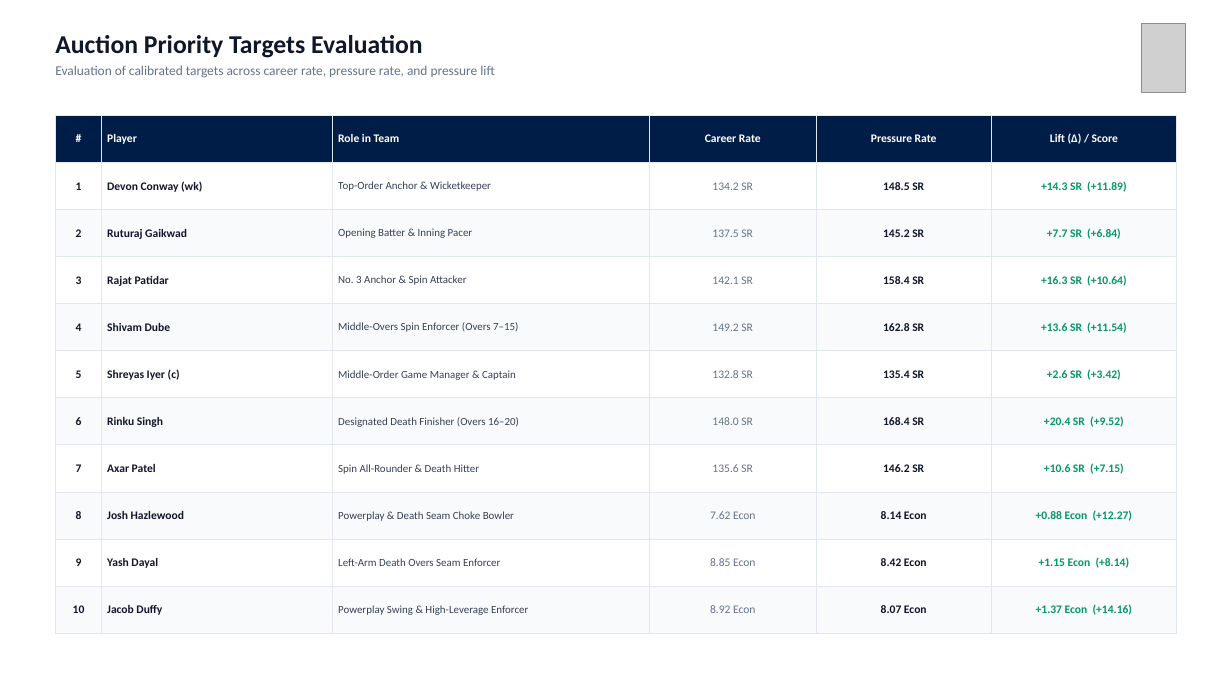
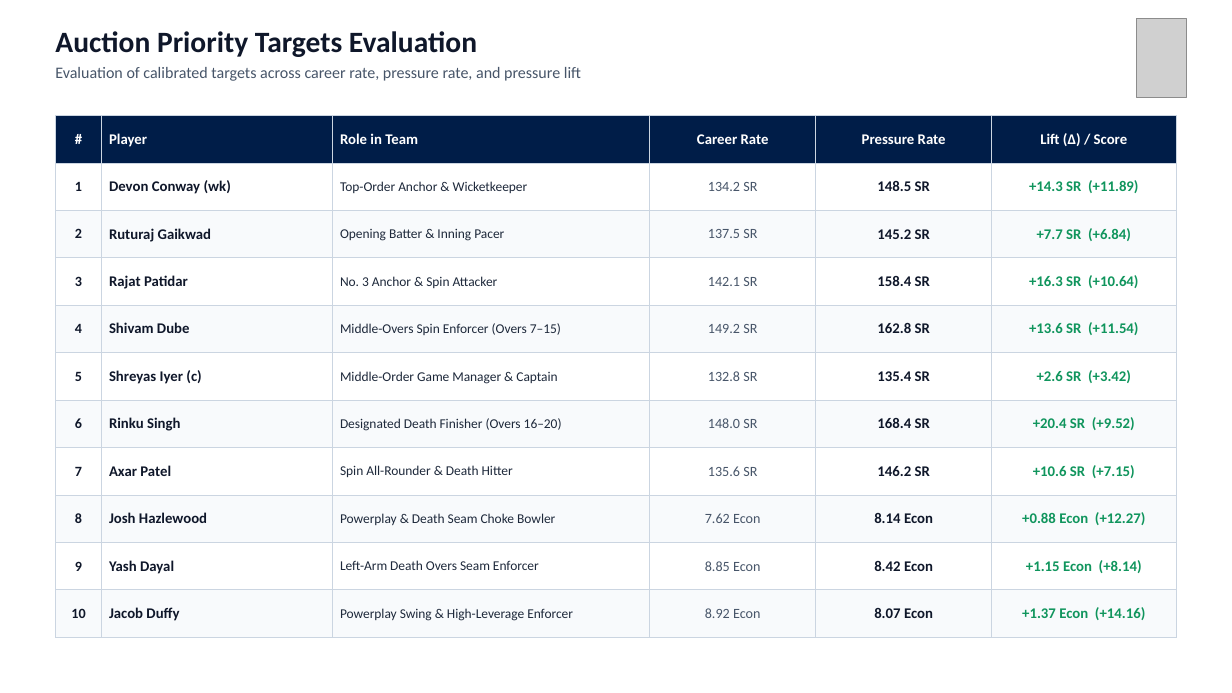
Before and after one commit to Ketanrawat2004/RR-Dashboard, a slide deck: slide 10 of pressure_output/RR_SupeRR_Selector_Season2_Ketan_Rawat.pptx. Drawn at 1232x693 pixels with LibreOffice and Linux fonts; fonts in the diff are those of the drawing; grey boxes stand for pictures. Boxes give left, top, right and bottom in pixels: in the first picture for what was removed or moved away, otherwise in the second. Text is boxed around its words. In the diff, an @@ line names an element or a change of style, - is before the commit and + after.

Commit message:
feat(presentation): complete overhaul with large high-contrast fonts, full-bleed images, and harmonized bowler KPI

```diff
--- a/pressure_output/RR_SupeRR_Selector_Season2_Ketan_Rawat.pptx
+++ b/pressure_output/RR_SupeRR_Selector_Season2_Ketan_Rawat.pptx
@@ text "Auction Priority Targets Evaluation" at <box>55,31,581,81</box>: size 20 to 23 pt in "Auction Priority Targets Evaluation"; size 10.5 to 12.5 pt, text colour #64748B to #475569 in "Evaluation of calibrated targets across career rate, ..." @@
@@ picture: place and size @@
-picture at <box>1141,23,1186,92</box>
+picture at <box>1137,18,1187,97</box>
@@ table at <box>55,116,1177,638</box> @@
@@ size 9 to 11.5 pt in "#", "Player", "Role in Team", "Career Rate" and 32 more places @@
@@ size 9 to 11 pt in "1", "134.2 SR", "2", "137.5 SR" and 16 more places @@
@@ size 8.5 to 10.5 pt, text colour #334155 to #1E293B in "Top-Order Anchor & Wicketkeeper", "Opening Batter & Inning Pacer", "No. 3 Anchor & Spin Attacker", "Middle-Overs Spin Enforcer (Overs 7–15)" and 6 more places @@
@@ text colour #64748B to #475569 in "134.2 SR", "137.5 SR", "142.1 SR", "149.2 SR" and 6 more places @@
@@ text colour #059669 to #10955D in "+14.3 SR (+11.89)", "+7.7 SR (+6.84)", "+16.3 SR (+10.64)", "+13.6 SR (+11.54)" and 6 more places @@
@@ borders changed @@
```
Also in this commit, not shown: 12 other slides changed, 5 other files.
